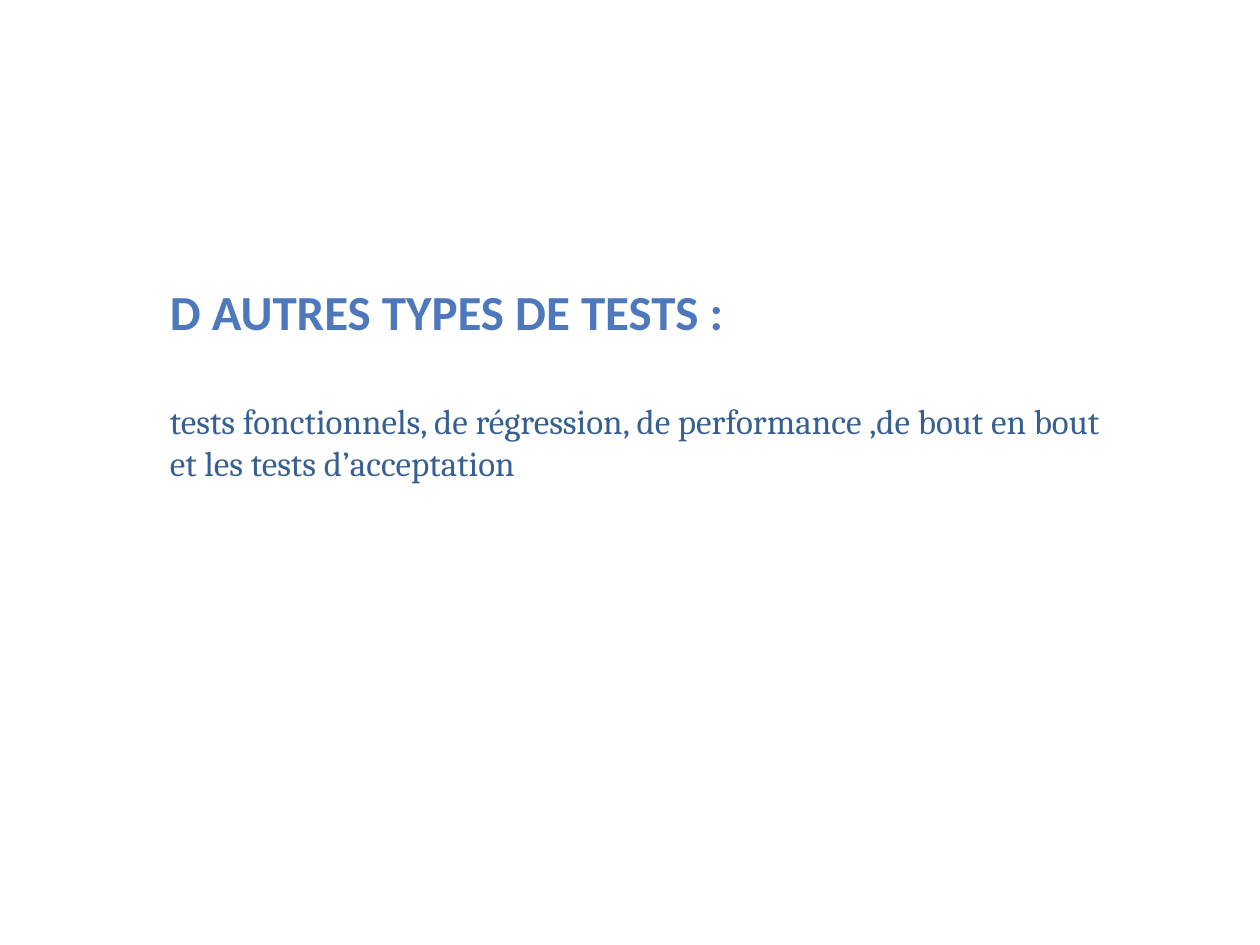
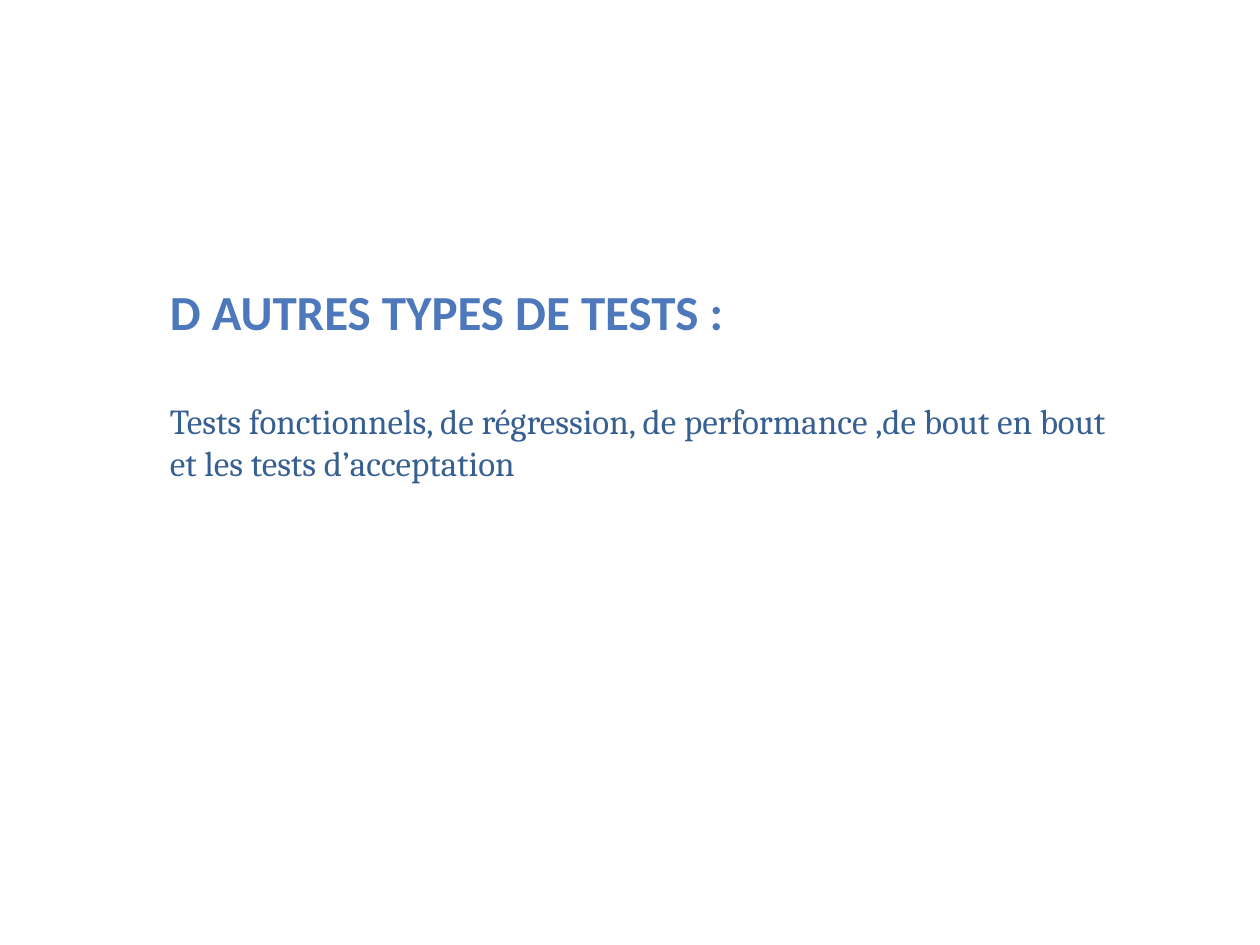
Before and after one commit to KalouiSanaa/P5, a slide deck: slide 5 of p5_kaloui-sanaa-presentation.pptx. Drawn at 1260x945 pixels with LibreOffice and Linux fonts; fonts in the diff are those of the drawing; background and template pictures are left out. Boxes give left, top, right and bottom in pixels: in the first picture for what was removed or moved away, otherwise in the second. Text is boxed around its words. In the diff, an @@ line names an element or a change of style, - is before the commit and + after.

```diff
--- a/p5_kaloui-sanaa-presentation.pptx
+++ b/p5_kaloui-sanaa-presentation.pptx
@@ text at <box>170,409,1106,442</box>: text changed @@
-tests fonctionnels, de régression, de performance ,de bout en bout
+Tests fonctionnels, de régression, de performance ,de bout en bout
```
Also in this commit, not shown: 8 other slides changed, 30 other files.
